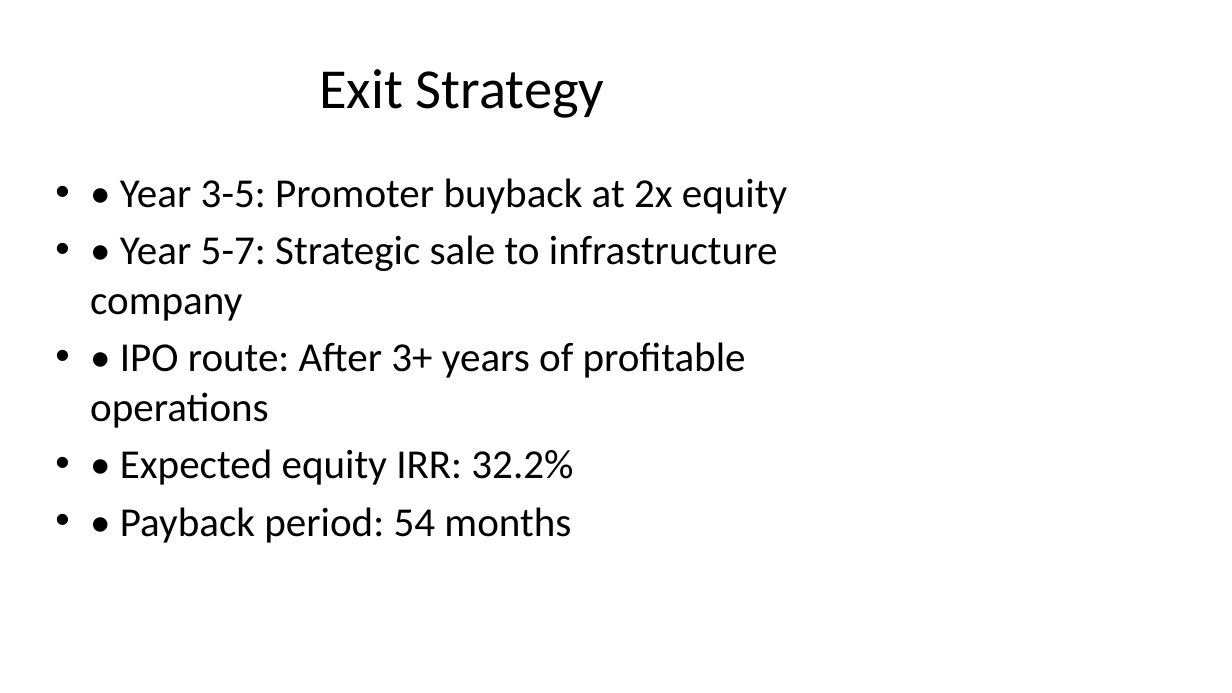
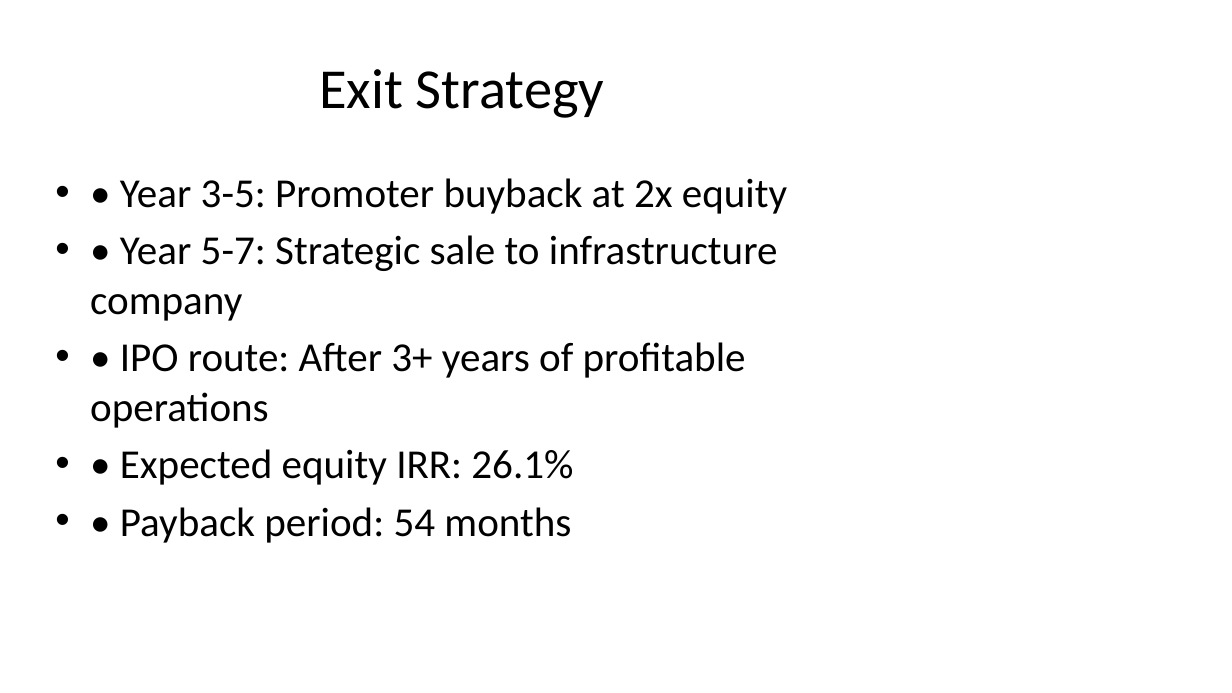
Before and after one commit to pacpltradingdesk-dotcom/bio-bitumen-consultant-portal, a slide deck: slide 7 of data/auto_synced/Investor_Pitch_30MT_Uttar_Pradesh.pptx. Drawn at 1232x693 pixels with LibreOffice and Linux fonts; fonts in the diff are those of the drawing. Boxes give left, top, right and bottom in pixels: in the first picture for what was removed or moved away, otherwise in the second. Text is boxed around its words. In the diff, an @@ line names an element or a change of style, - is before the commit and + after.

```diff
--- a/data/auto_synced/Investor_Pitch_30MT_Uttar_Pradesh.pptx
+++ b/data/auto_synced/Investor_Pitch_30MT_Uttar_Pradesh.pptx
@@ text at bbox=[120, 449, 573, 485]: text changed @@
-• • Expected equity IRR: 32.2%
+• • Expected equity IRR: 26.1%
```
Also in this commit, not shown: 3 other slides changed, 56 other files.
